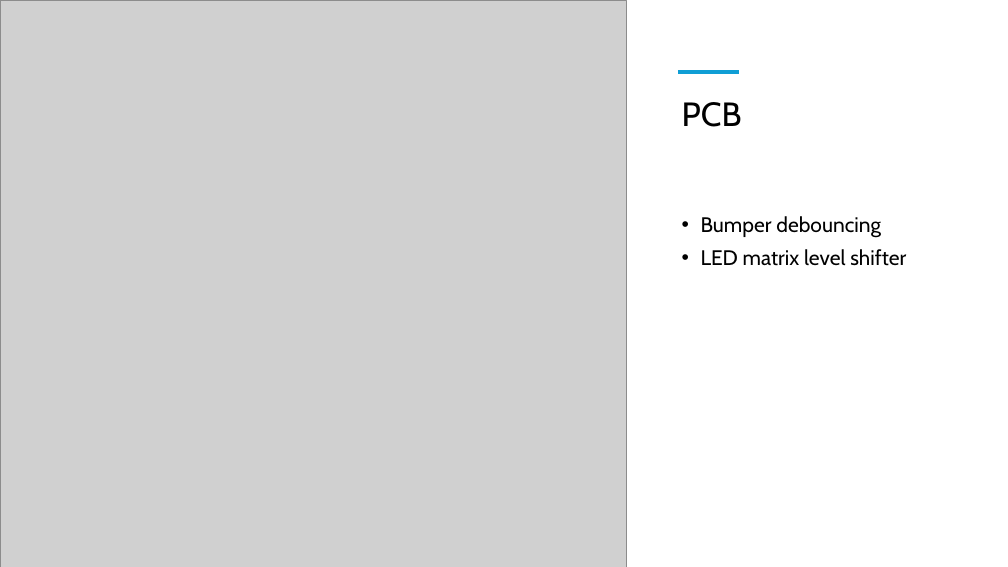
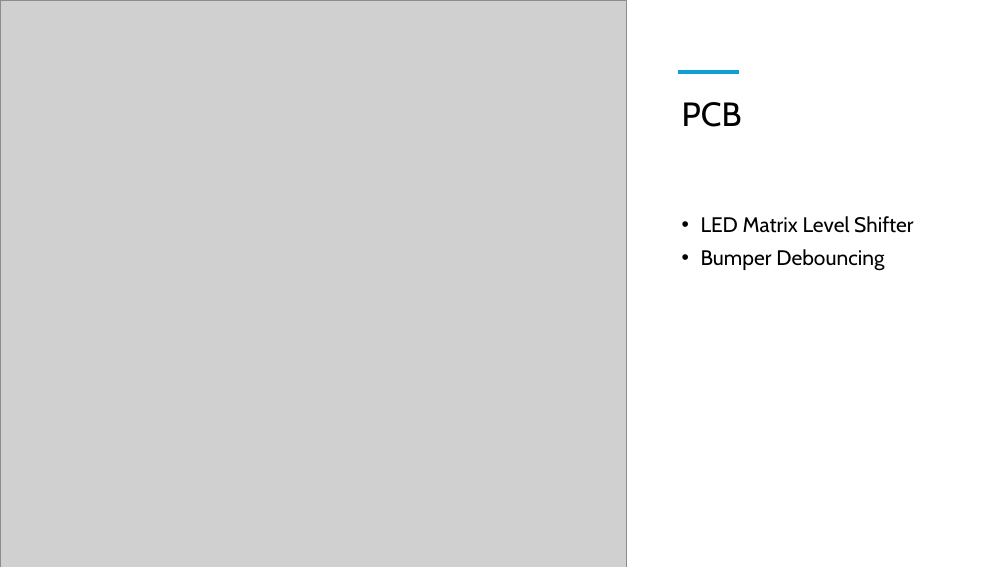
Before and after one commit to greenpanda111/GEOFF_RDAC, a slide deck: slide 6 of Presentation/GEOFF.pptx (slide 5 before the commit). Drawn at 1008x567 pixels with LibreOffice and Linux fonts; fonts in the diff are those of the drawing; grey boxes stand for pictures. Boxes give left, top, right and bottom in pixels: in the first picture for what was removed or moved away, otherwise in the second. Text is boxed around its words. In the diff, an @@ line names an element or a change of style, - is before the commit and + after.

```diff
--- a/Presentation/GEOFF.pptx
+++ b/Presentation/GEOFF.pptx
@@ text at bbox=[701, 216, 913, 271]: text changed @@
-• Bumper debouncing
-• LED matrix level shifter
+• LED Matrix Level Shifter
+• Bumper Debouncing
```
Also in this commit, not shown: 5 other slides changed, 1 slide added, 1 slide removed, 49 other files.
